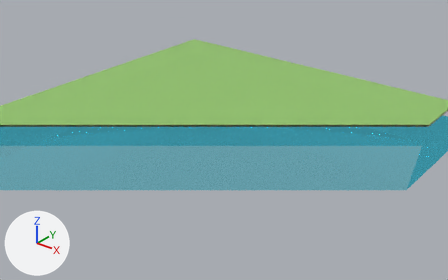
What one commit did to the Blender file blender/card-templates/3774-template.blend.
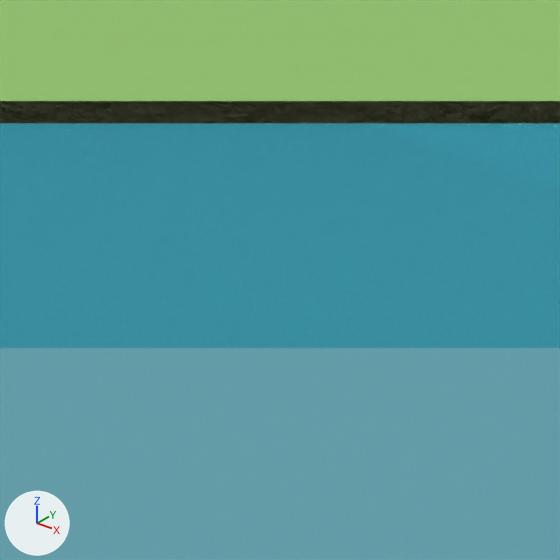
Each version is shown from a camera (50 mm lens) standing at (22.27, -26.63, 16.08) and looking at (0.94, 0.03, -0.45), then close up on the part from 45% to 56% of the width and 42% to 59% of the height. Arrows for +X, +Y and +Z are at lower left; the lights stay in place. Text is drawn in Blender's own font. Everything nearer to the camera than a plane just in front of the edit is cut away.

In view in the first close-up: 'Grass', 'Sand'.
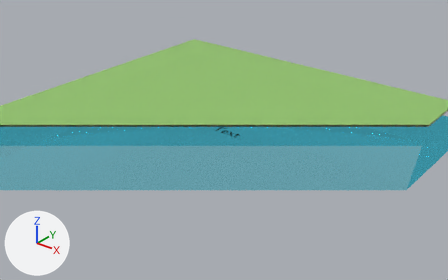
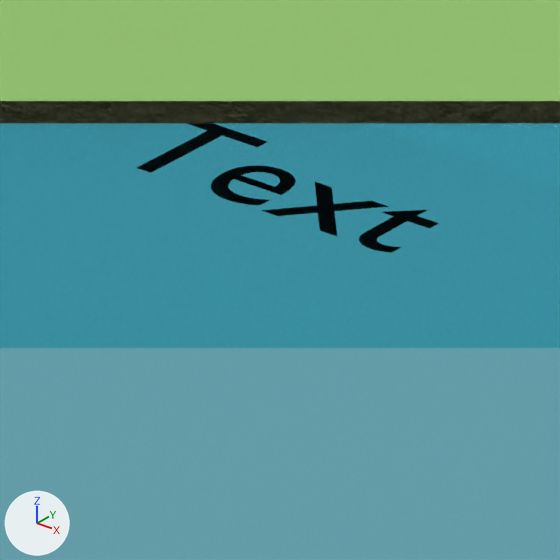
Pixel boxes [x1, y1, x2, y2] of what changed, in the close-ups (560 x 560 px):
'Text', shown (black): after [137, 123, 439, 253]

The edits, one by one:
Object 'Text' (ob_text) is now shown.
